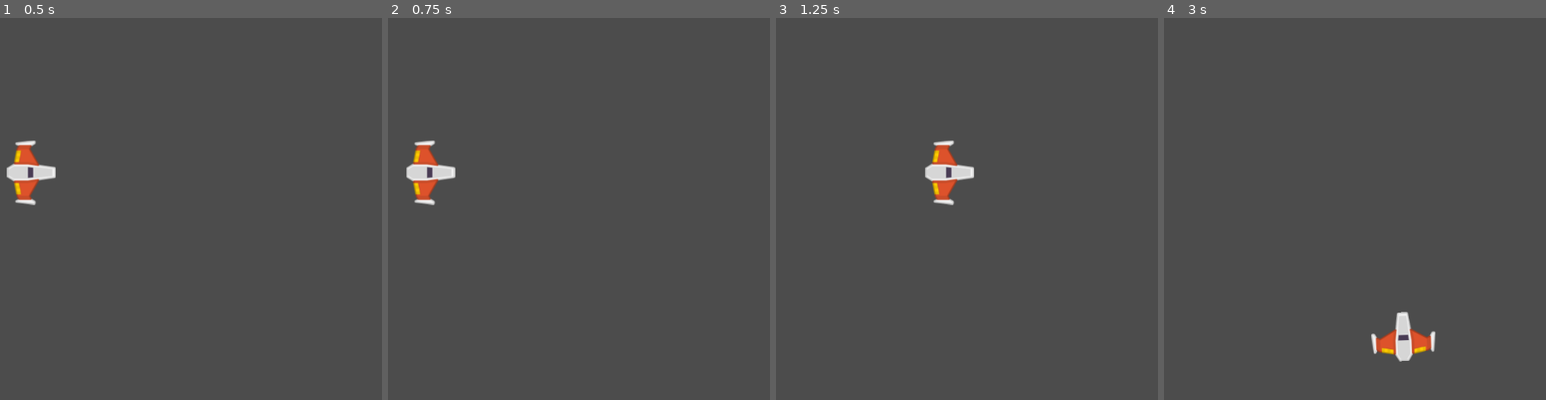
Above: before the commit, frames 1-4 (left to right).
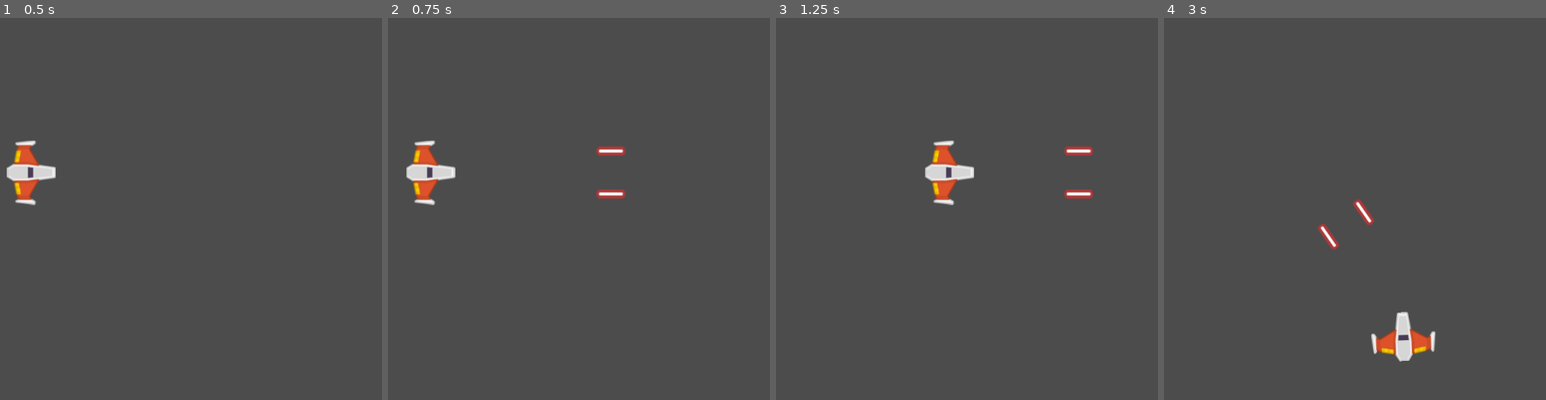
Above: after the commit, the same moments.

Repository: Elunneh/Juego-Meteo
Game: Godot game, scene res://Juego/Niveles/NivelTest.tscn
Same seed, same stepped clock (60 frames per second), same inputs: the game is played once before the commit and once after it.
Inputs (mouse positions are in pixels of both pictures, inside the frame that each line leads up to):
- Up to frame 1 (0.5 s): no input
- Up to frame 2 (0.75 s): tap Enter at 0.5 s; move the mouse to (582, 193) at 0.52 s; press the mouse at (582, 193) at 0.53 s; hold W (mover_adelante) from 0.53 s (still down)
- Up to frame 3 (1.25 s): keep holding W (mover_adelante)
- Up to frame 4 (3 s): move the mouse to (outside the picture) at 1.27 s; release W (mover_adelante) at 1.28 s; release the mouse at (outside the picture) at 1.28 s; hold S (mover_atras) 1.28-2.03 s; tap A (rotar_antihorario) at 1.35 s; click (outside the picture) at 1.55 s; move the mouse to (1278, 128) at 2.02 s; hold D (rotar_horario) 2.03-2.78 s; hold W (mover_adelante) from 2.03 s (still down); click (1278, 128) at 2.3 s; move the mouse to (1179, 289) at 2.77 s; click (1179, 289) at 2.85 s

Frame 1 is identical in both runs. In frame 2, 0.4% of the frame differs, in the area x 54-63%, y 33-48%; in frame 3, 0.4%; in frame 4, 0.3%.

Commit message:
actualizado

Diff:
--- /dev/null
+++ b/Juego/Autoload/Eventos.gd
@@ -0,0 +1,3 @@
+extends Node
+
+signal disparo(proyectil)
--- a/Juego/Naves/Player/Player.gd
+++ b/Juego/Naves/Player/Player.gd
@@ -1,11 +1,17 @@
 class_name Player
 extends RigidBody2D
 
+##Atributos export
 export var potencia_motor:int = 20
 export var potencia_rotacion: int = 400
 
+##Atributos
 var empuje:Vector2 = Vector2.ZERO
 var dir_rotacion:int = 0
+
+##Atributos Onready
+onready var canion:Canion = $Canion
+
 ## Metodos
 func _integrate_forces(state: Physics2DDirectBodyState) ->void:
 	apply_central_impulse(empuje.rotated(rotation))
@@ -28,3 +34,10 @@
 		dir_rotacion -= 1
 	if Input. is_action_pressed("rotar_horario"):
 		dir_rotacion += 1
+
+##Disparo
+	if Input. is_action_pressed("disparo_principal"):
+		canion.set_esta_disparando(true)
+	if Input. is_action_just_released("disparo_principal"):
+		canion.set_esta_disparando(false)
+		print("estoy disparando mama")
--- a/Juego/Naves/Player/Player.tscn
+++ b/Juego/Naves/Player/Player.tscn
@@ -1,8 +1,9 @@
-[gd_scene load_steps=5 format=2]
+[gd_scene load_steps=6 format=2]
 
 [ext_resource path="res://Juego/Naves/Player/player_orange.png" type="Texture" id=1]
 [ext_resource path="res://Juego/Naves/Player/MaterialFisico.tres" type="PhysicsMaterial" id=2]
 [ext_resource path="res://Juego/Naves/Player/Player.gd" type="Script" id=3]
+[ext_resource path="res://Juego/Proyectiles/Canion.tscn" type="PackedScene" id=4]
 
 [sub_resource type="CircleShape2D" id=1]
 radius = 37.0115
@@ -22,3 +23,14 @@
 [node name="CollisionShape2D" type="CollisionShape2D" parent="."]
 position = Vector2( -7.62939e-06, 0.314972 )
 shape = SubResource( 1 )
+
+[node name="Canion" parent="." instance=ExtResource( 4 )]
+position = Vector2( 1.124, 0 )
+
+[node name="PuntoIzquierdo" parent="Canion" index="0"]
+position = Vector2( 0, -33 )
+
+[node name="PuntoDerecho" parent="Canion" index="1"]
+position = Vector2( 0, 33 )
+
+[editable path="Canion"]
--- /dev/null
+++ b/Juego/Niveles/Nivel.gd
@@ -0,0 +1,23 @@
+class_name Nivel
+extends Node2D
+
+#Atributos Onready
+onready var contenedor_proyectiles:Node
+
+#Metodos
+
+func _ready()-> void:
+	conectar_seniales()
+	crear_contenedores()
+
+#Metodos Custom
+func conectar_seniales()-> void:
+	Eventos.connect("disparo", self, "_on_disparo")
+
+func crear_contenedores()-> void:
+	contenedor_proyectiles = Node.new()
+	contenedor_proyectiles.name = "ContenedorProyectiles"
+	add_child(contenedor_proyectiles)
+
+func _on_disparo(proyectil:Proyectil) -> void:
+	contenedor_proyectiles.add_child(proyectil)
--- a/Juego/Niveles/NivelTest.tscn
+++ b/Juego/Niveles/NivelTest.tscn
@@ -1,8 +1,10 @@
-[gd_scene load_steps=2 format=2]
+[gd_scene load_steps=3 format=2]
 
 [ext_resource path="res://Juego/Naves/Player/Player.tscn" type="PackedScene" id=1]
+[ext_resource path="res://Juego/Niveles/Nivel.gd" type="Script" id=3]
 
 [node name="NivelTest" type="Node2D"]
+script = ExtResource( 3 )
 
 [node name="Player" parent="." instance=ExtResource( 1 )]
 position = Vector2( 485, 238 )
--- /dev/null
+++ b/Juego/Proyectiles/Canion.gd
@@ -0,0 +1,53 @@
+class_name Canion
+extends Node2D
+
+##Atributos Export
+export var proyectil:PackedScene = null
+export var cadencia_disparo:float = 0.8
+export var velocidad_proyectil:int = 100
+export var danio_proyectil:int = 1
+
+##Atributos Onready
+onready var timer_enfriamiento: Timer = $TimerEnfriamiento
+onready var disparo_sfx: AudioStreamPlayer2D = $DisparoSFX
+onready var esta_enfriado:bool = true
+onready var esta_disparando:bool = false setget set_esta_disparando
+
+##Atributos
+var puntos_disparo:Array = []
+
+##setter y getters
+func set_esta_disparando(disparando:bool) -> void:
+	esta_disparando = disparando
+
+##Metodos
+
+func _ready()-> void:
+	almacenar_puntos_disparo()
+	timer_enfriamiento.wait_time = cadencia_disparo
+
+func _process(_delta: float)-> void:
+	if esta_disparando and esta_enfriado:
+		disparar()
+
+##Metodo Custom
+func almacenar_puntos_disparo()-> void:
+	for nodo in get_children():
+		if nodo is Position2D:
+			puntos_disparo.append(nodo)
+
+func disparar()-> void:
+	esta_enfriado = false
+
+	timer_enfriamiento.start()
+	for punto_disparo in puntos_disparo:
+		disparo_sfx.play()
+
+
+		var new_proyectil: Proyectil = proyectil.instance()
+		new_proyectil.crear(punto_disparo.global_position, get_owner().rotation, velocidad_proyectil, danio_proyectil)
+		Eventos.emit_signal("disparo", new_proyectil)
+
+
+func _on_TimerEnfriamiento_timeout()-> void:
+	esta_enfriado = true
--- /dev/null
+++ b/Juego/Proyectiles/Canion.tscn
@@ -0,0 +1,22 @@
+[gd_scene load_steps=4 format=2]
+
+[ext_resource path="res://Juego/Proyectiles/Canion.gd" type="Script" id=1]
+[ext_resource path="res://Juego/Proyectiles/Proyectil.tscn" type="PackedScene" id=2]
+[ext_resource path="res://Juego/Proyectiles/laserPlayer.ogg" type="AudioStream" id=3]
+
+[node name="Canion" type="Node2D"]
+script = ExtResource( 1 )
+proyectil = ExtResource( 2 )
+cadencia_disparo = 0.25
+velocidad_proyectil = 1600
+
+[node name="PuntoIzquierdo" type="Position2D" parent="."]
+
+[node name="PuntoDerecho" type="Position2D" parent="."]
+
+[node name="DisparoSFX" type="AudioStreamPlayer2D" parent="."]
+stream = ExtResource( 3 )
+bus = "SFX"
+
+[node name="TimerEnfriamiento" type="Timer" parent="."]
+[connection signal="timeout" from="TimerEnfriamiento" to="." method="_on_TimerEnfriamiento_timeout"]
--- /dev/null
+++ b/Juego/Proyectiles/Proyectil.gd
@@ -0,0 +1,21 @@
+class_name Proyectil
+extends Area2D
+
+##Atributos
+
+var velocidad:Vector2 = Vector2.ZERO
+var danio:float
+
+##Metodos
+func crear(pos: Vector2, dir: float, vel: float, danio_p: int)-> void:
+	position = pos
+	rotation = dir
+	velocidad = Vector2(vel, 0).rotated(dir)
+
+func _physics_process(delta : float) -> void:
+	position += velocidad * delta
+
+
+
+func _on_VisibilityNotifier2D_screen_exited()-> void:
+	queue_free()
--- /dev/null
+++ b/Juego/Proyectiles/Proyectil.tscn
@@ -0,0 +1,25 @@
+[gd_scene load_steps=4 format=2]
+
+[ext_resource path="res://Juego/Proyectiles/Proyectil_player.png" type="Texture" id=1]
+[ext_resource path="res://Juego/Proyectiles/Proyectil.gd" type="Script" id=2]
+
+[sub_resource type="CapsuleShape2D" id=1]
+radius = 4.25244
+height = 27.7354
+
+[node name="Proyectil" type="Area2D"]
+script = ExtResource( 2 )
+
+[node name="Sprite" type="Sprite" parent="."]
+rotation = 1.5708
+scale = Vector2( 1.5, 1.2 )
+texture = ExtResource( 1 )
+
+[node name="CollisionShape2D" type="CollisionShape2D" parent="."]
+rotation = 1.5708
+scale = Vector2( 1.5, 1.2 )
+shape = SubResource( 1 )
+
+[node name="VisibilityNotifier2D" type="VisibilityNotifier2D" parent="."]
+position = Vector2( 0, -0.0896378 )
+[connection signal="screen_exited" from="VisibilityNotifier2D" to="." method="_on_VisibilityNotifier2D_screen_exited"]
--- /dev/null
+++ b/default_bus_layout.tres
@@ -0,0 +1,9 @@
+[gd_resource type="AudioBusLayout" format=2]
+
+[resource]
+bus/1/name = "SFX"
+bus/1/solo = false
+bus/1/mute = false
+bus/1/bypass_fx = false
+bus/1/volume_db = 0.0
+bus/1/send = "Master"
--- a/project.godot
+++ b/project.godot
@@ -9,13 +9,31 @@
 config_version=4
 
 _global_script_classes=[ {
+"base": "Node2D",
+"class": "Canion",
+"language": "GDScript",
+"path": "res://Juego/Proyectiles/Canion.gd"
+}, {
+"base": "Node2D",
+"class": "Nivel",
+"language": "GDScript",
+"path": "res://Juego/Niveles/Nivel.gd"
+}, {
 "base": "RigidBody2D",
 "class": "Player",
 "language": "GDScript",
 "path": "res://Juego/Naves/Player/Player.gd"
+}, {
+"base": "Area2D",
+"class": "Proyectil",
+"language": "GDScript",
+"path": "res://Juego/Proyectiles/Proyectil.gd"
 } ]
 _global_script_class_icons={
-"Player": ""
+"Canion": "",
+"Nivel": "",
+"Player": "",
+"Proyectil": ""
 }
 
 [application]
@@ -23,6 +41,10 @@
 config/name="Meteoritos_GAME"
 run/main_scene="res://Juego/Niveles/NivelTest.tscn"
 config/icon="res://icon.png"
+
+[autoload]
+
+Eventos="*res://Juego/Autoload/Eventos.gd"
 
 [input]
 
@@ -46,6 +68,11 @@
 "events": [ Object(InputEventKey,"resource_local_to_scene":false,"resource_name":"","device":0,"alt":false,"shift":false,"control":false,"meta":false,"command":false,"pressed":false,"scancode":65,"unicode":0,"echo":false,"script":null)
  ]
 }
+disparo_principal={
+"deadzone": 0.5,
+"events": [ Object(InputEventMouseButton,"resource_local_to_scene":false,"resource_name":"","device":0,"alt":false,"shift":false,"control":false,"meta":false,"command":false,"button_mask":0,"position":Vector2( 0, 0 ),"global_position":Vector2( 0, 0 ),"factor":1.0,"button_index":1,"pressed":false,"doubleclick":false,"script":null)
+ ]
+}
 
 [rendering]
 
Binary file added: Juego/Proyectiles/Proyectil_player.png
Not shown, added: Juego/Proyectiles/Proyectil_player.png.import
Not shown, added: Juego/Proyectiles/laserPlayer.ogg.import
Not shown, added: Juego/Proyectiles/laserPlayer.ogg
